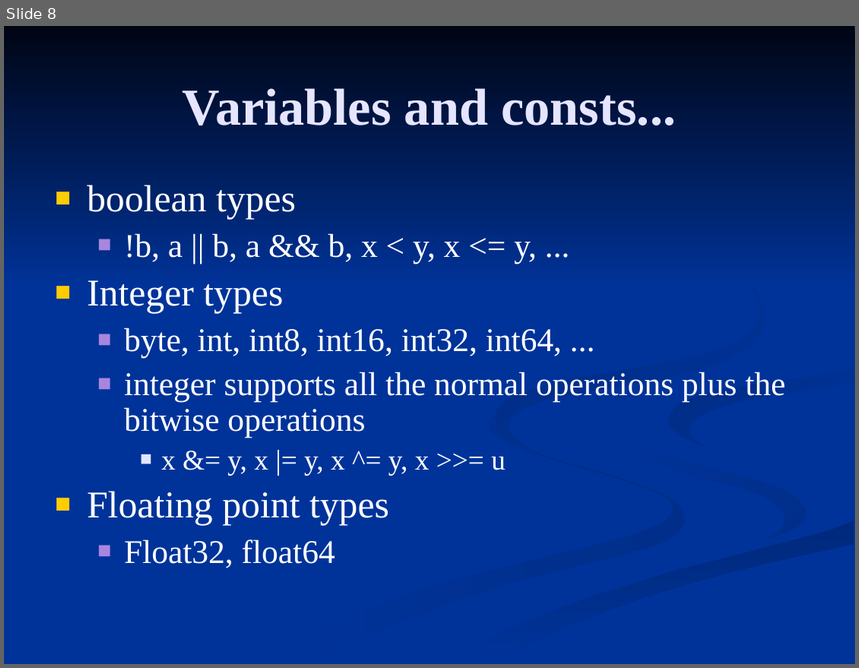
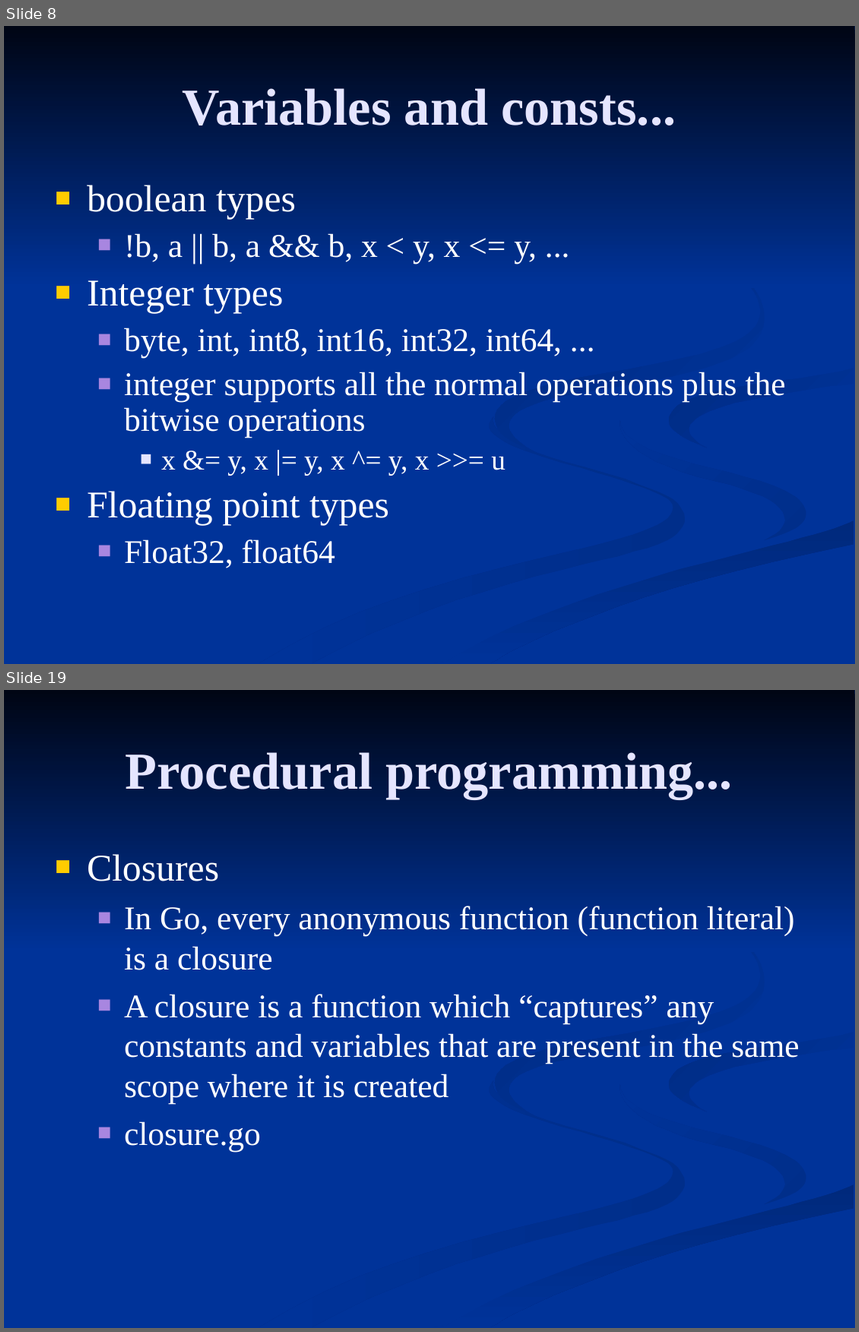
Before and after one commit to FrancoMelandri/GoLang, a slide deck: golang.ppt. Shown one above the other, each under a label of ours: slide 8 before the commit, slides 8 and 19 after it; the slides between them are not shown. The pictures are 859x668 and 859x1332 pixels, drawn with LibreOffice and Linux fonts; fonts in the diff are those of the drawing. Boxes give left, top, right and bottom in pixels: in the first picture for what was removed or moved away, otherwise in the second. Text is boxed around its words. In the diff, an @@ line names an element or a change of style, - is before the commit and + after.

```diff
--- a/golang.ppt
+++ b/golang.ppt
@@ slide 19 added at [4,690,855,1328], background #003399; not listed: 7 template elements that a slide beside it also shows @@
@@ title added at [126,752,733,799], 44 pt, text #E5E5FF, bold @@
+Procedural programming...
@@ text added at [87,854,799,1151], 28 pt, text #FFFFFF @@
+■ Closures
+  ■ In Go, every anonymous function (function literal) is a closure
+  ■ A closure is a function which “captures” any constants and variables that are present in the same scope where it is created
+  ■ closure.go
```
Also in this commit, not shown: 1 slide changed, 12 other slides added, 9 other files.
